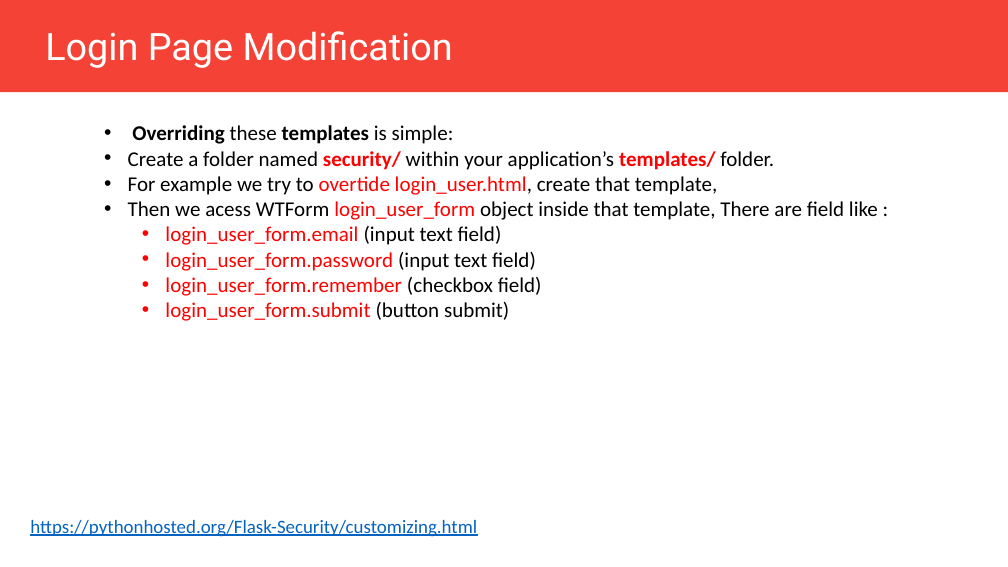
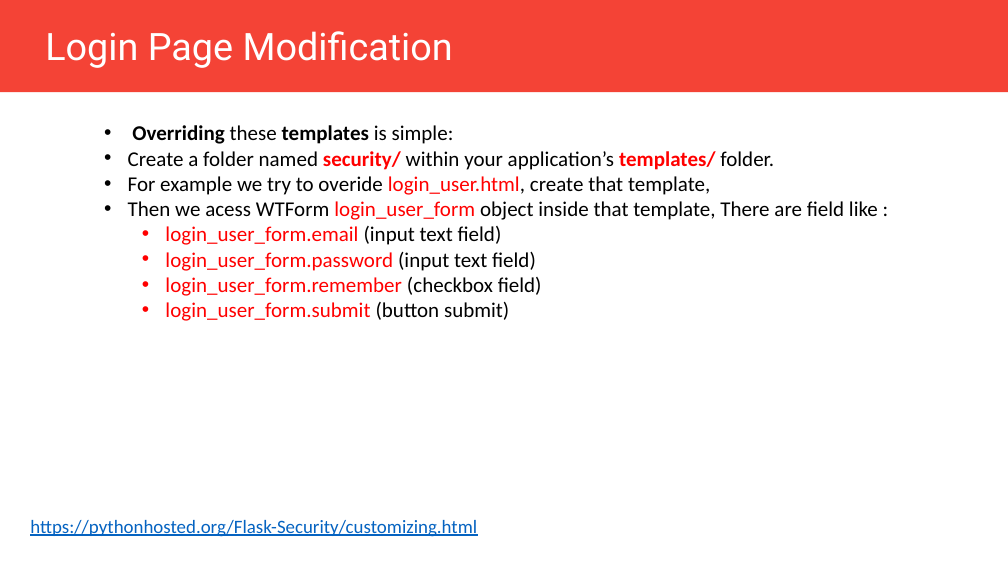
Before and after one commit to Muhammad-Yunus/Flask-Web-Development, a slide deck: slide 35 of pertemuan_5/Pertemuan_5.pptx. Drawn at 1008x567 pixels with LibreOffice and Linux fonts; fonts in the diff are those of the drawing. Boxes give left, top, right and bottom in pixels: in the first picture for what was removed or moved away, otherwise in the second. Text is boxed around its words. In the diff, an @@ line names an element or a change of style, - is before the commit and + after.

```diff
--- a/pertemuan_5/Pertemuan_5.pptx
+++ b/pertemuan_5/Pertemuan_5.pptx
@@ text at (128, 176, 710, 195): text changed @@
-  • For example we try to overtide login_user.html, create that template,
+  • For example we try to overide login_user.html, create that template,
```
Also in this commit, not shown: 2 other slides changed, 1 other file.
